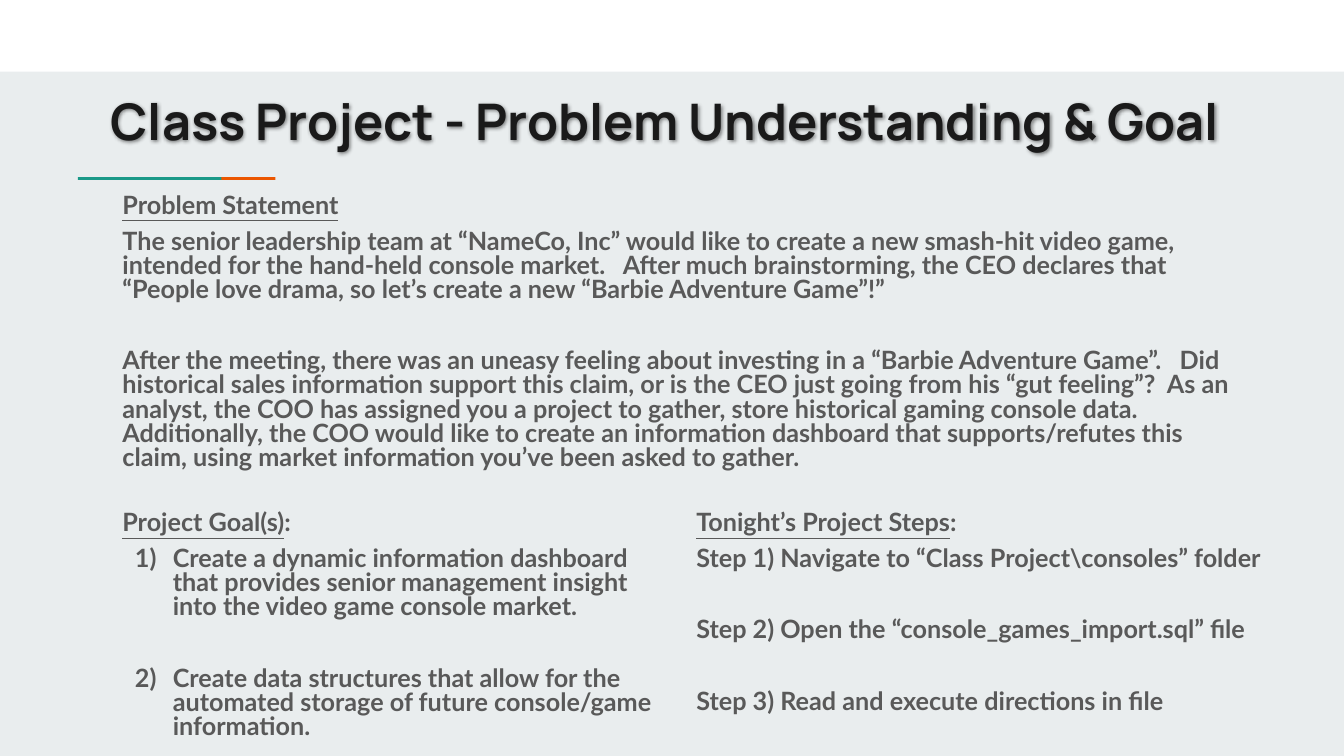
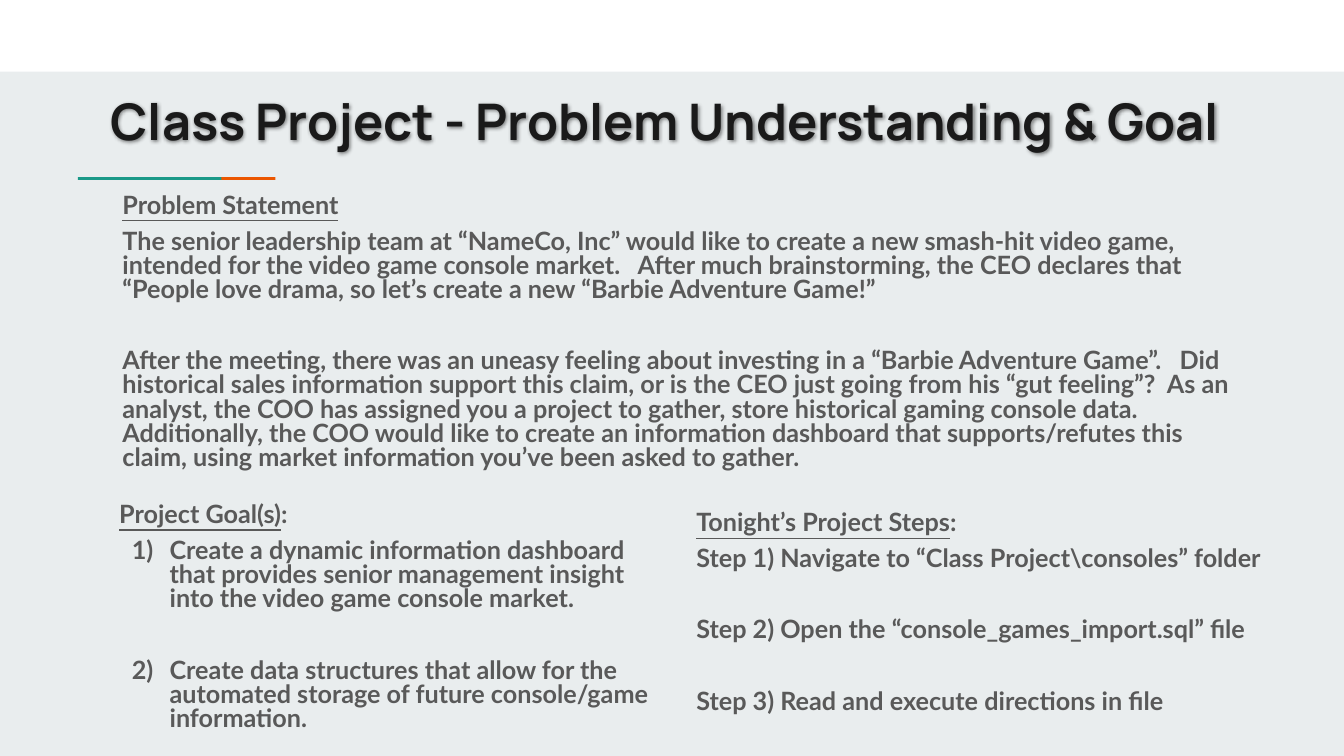
Before and after one commit to jbergmann56/OSDA-DataManipulationAndManagement, a slide deck: slide 5 of Class Project/Class Project - DMM.pptx. Drawn at 1344x756 pixels with LibreOffice and Linux fonts; fonts in the diff are those of the drawing. Boxes give left, top, right and bottom in pixels: in the first picture for what was removed or moved away, otherwise in the second. Text is boxed around its words. In the diff, an @@ line names an element or a change of style, - is before the commit and + after.

```diff
--- a/Class Project/Class Project - DMM.pptx
+++ b/Class Project/Class Project - DMM.pptx
@@ text at (122, 230, 1182, 302): text changed @@
-The senior leadership team at “NameCo, Inc” would like to create a new smash-hit video game, intended for the hand-held console market. After much brainstorming, the CEO declares that “People love drama, so let’s create a new “Barbie Adventure Game”!”
+The senior leadership team at “NameCo, Inc” would like to create a new smash-hit video game, intended for the video game console market. After much brainstorming, the CEO declares that “People love drama, so let’s create a new “Barbie Adventure Game!”
@@ text "Project Goal(s):": place and size @@
-text "Project Goal(s):" at (122, 511, 651, 735)
+text "Project Goal(s):" at (119, 503, 648, 727)
```
Also in this commit, not shown: 2 other slides changed, 31 other files.
